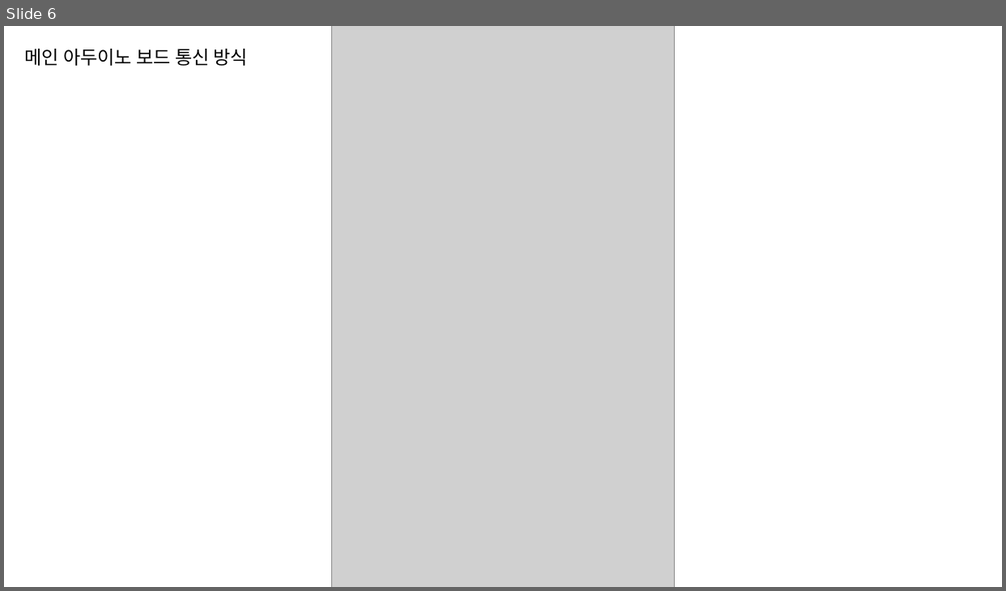
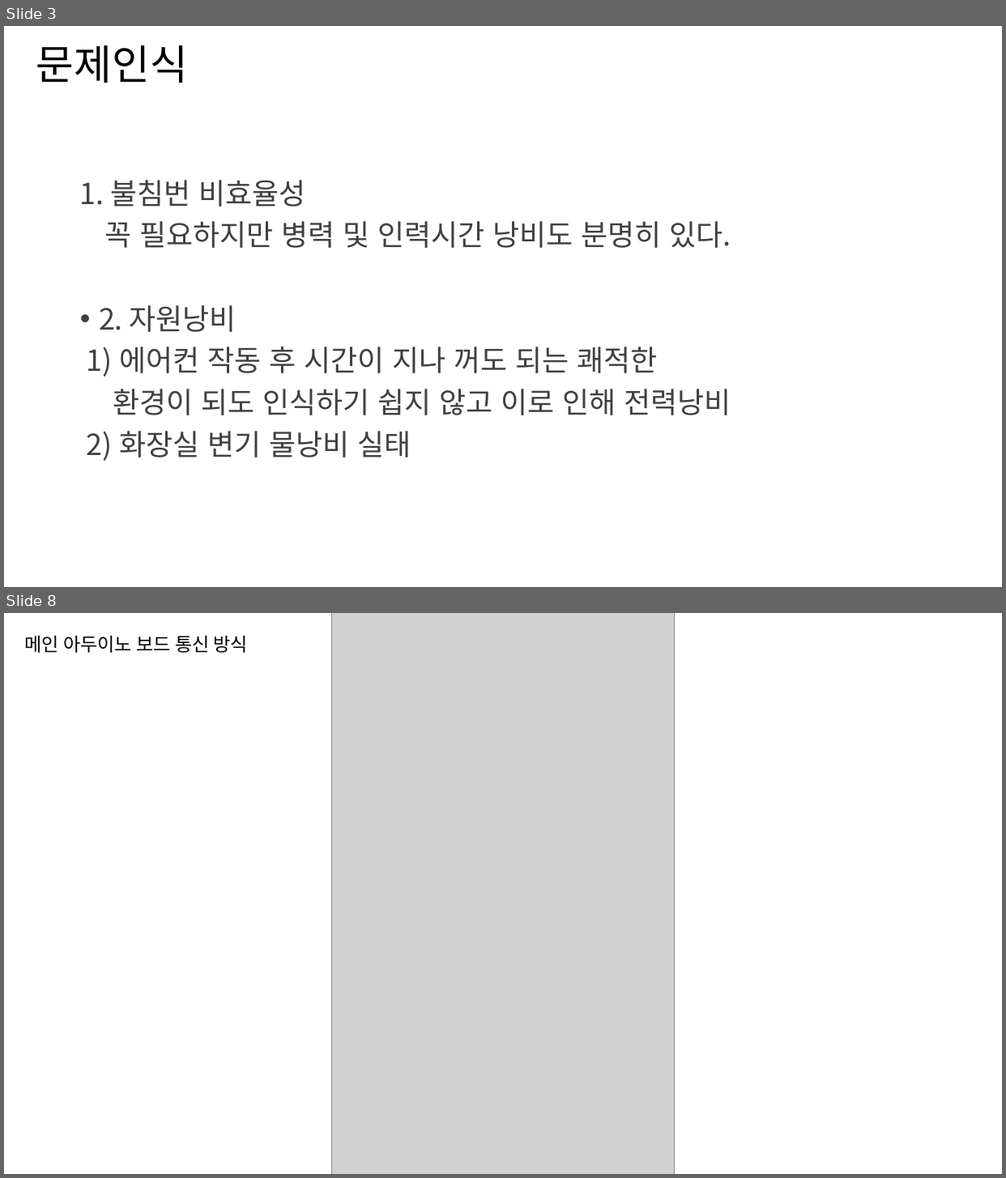
Before and after one commit to osam2018/IOT_mil-supporter, a slide deck: presentation ppt.pptx. Shown one above the other, each under a label of ours: slide 6 before the commit, slides 3 and 8 after it; the slides between them are not shown. The pictures are 1006x591 and 1006x1178 pixels, drawn with LibreOffice and Linux fonts; fonts in the diff are those of the drawing; grey boxes stand for pictures; background and template pictures are left out. Boxes give left, top, right and bottom in pixels: in the first picture for what was removed or moved away, otherwise in the second. Text is boxed around its words. In the diff, an @@ line names an element or a change of style, - is before the commit and + after.

```diff
--- a/presentation ppt.pptx
+++ b/presentation ppt.pptx
@@ slide 3 added at box(4, 26, 1002, 587), background picture (left out) @@
@@ title added at box(36, 45, 188, 83), 39.6 pt, text #000000 @@
+문제인식
@@ text added at box(80, 180, 731, 461), 28 pt, text #404040 @@
+1. 불침번 비효율성
+꼭 필요하지만 병력 및 인력시간 낭비도 분명히 있다.
+• 2. 자원낭비
+1) 에어컨 작동 후 시간이 지나 꺼도 되는 쾌적한
+환경이 되도 인식하기 쉽지 않고 이로 인해 전력낭비
+2) 화장실 변기 물낭비 실태
@@ what was slide 6 is now slide 8 @@
```
Also in this commit, not shown: 7 slides changed, 6 other slides added, 1 other file.
